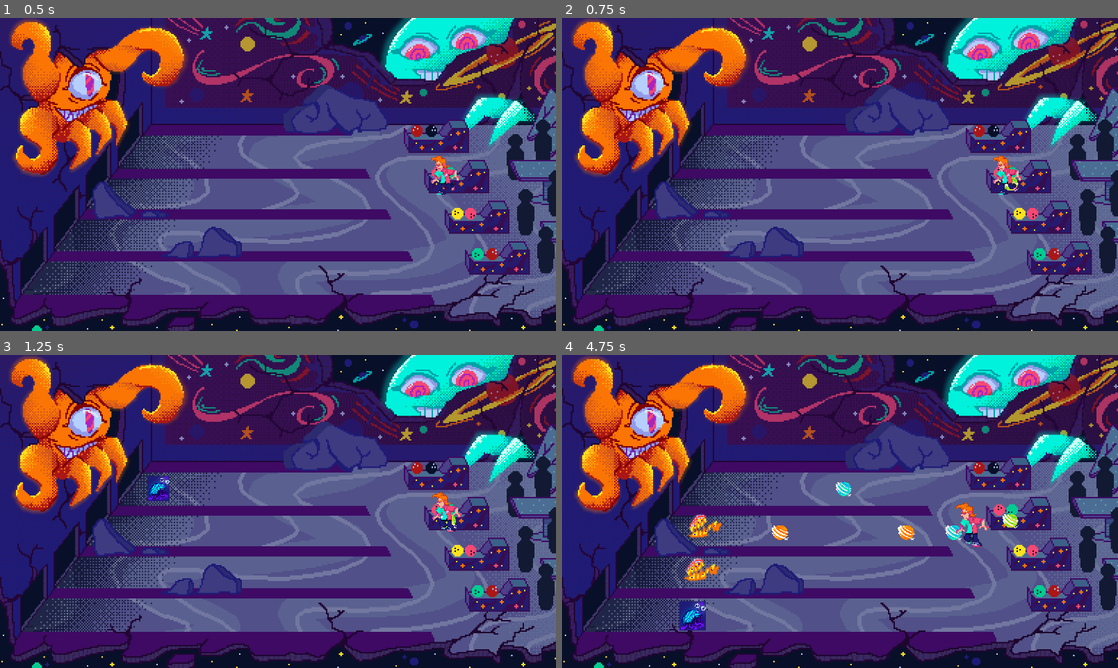
Above: before the commit, frames 1-4 (two rows, left to right).
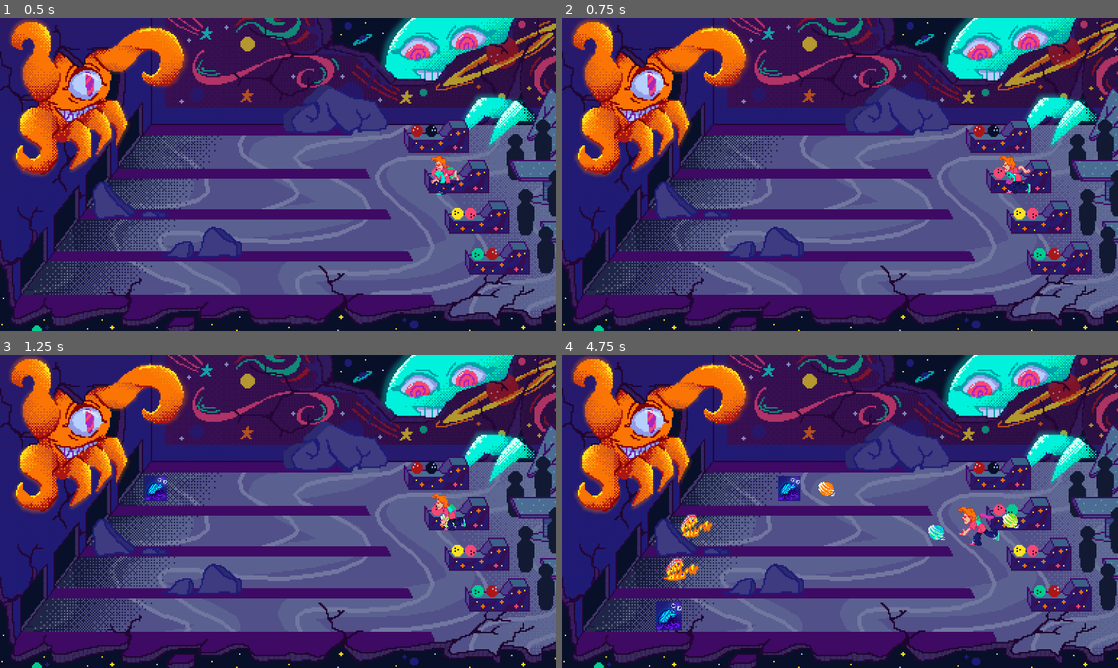
Above: after the commit, the same moments.

Repository: FreemanSpray/EECS_690
Game: Godot game, scene res://Scenes/Main.tscn
The game is run twice, just before and just after one commit, with the same random seed, the same clock (stepped at 60 frames per second) and the same inputs.
Inputs:
- Up to frame 1 (0.5 s): no input
- Up to frame 2 (0.75 s): tap Enter (ui_accept) at 0.5 s; hold Up (ui_up) from 0.53 s (still down); hold Enter (ui_accept) from 0.53 s (still down)
- Up to frame 3 (1.25 s): keep holding Up (ui_up); keep holding Enter (ui_accept)
- Up to frame 4 (4.75 s): release Up (ui_up) at 1.28 s; release Enter (ui_accept) at 1.28 s; hold Down (ui_down) 1.28-2.03 s; tap Enter (ui_accept) at 1.35, 1.52, 1.82, 2.85, 3.02, 3.32, 4.35, 4.52 s; hold Enter (ui_accept) 2.03-2.78 s; hold Up (ui_up) 2.03-3.53 s; hold Enter (ui_accept) 3.53-4.28 s; hold Down (ui_down) from 3.53 s (still down)

Frame 1 is identical in both runs. In frame 2, 0.4% of the frame differs, in the area x 77-85%, y 43-57%; in frame 3, 0.5%; in frame 4, 3.2%, in the area x 16-83%, y 38-88%.

Commit message:
Implement bowling animation
Reduce bowl speed and reduce monster speed to accommodate animation

Diff:
--- a/Scenes/Player.tscn
+++ b/Scenes/Player.tscn
@@ -1,7 +1,48 @@
-[gd_scene load_steps=12 format=2]
+[gd_scene load_steps=21 format=2]
 
 [ext_resource path="res://Assets/Player/frontspritesheet.png" type="Texture" id=1]
 [ext_resource path="res://Scripts/Player.gd" type="Script" id=2]
+[ext_resource path="res://Assets/Player/bowlingspritesheet.png" type="Texture" id=3]
+
+[sub_resource type="AtlasTexture" id=12]
+flags = 4
+atlas = ExtResource( 3 )
+region = Rect2( 1500, 0, 750, 750 )
+
+[sub_resource type="AtlasTexture" id=13]
+flags = 4
+atlas = ExtResource( 3 )
+region = Rect2( 2250, 0, 750, 750 )
+
+[sub_resource type="AtlasTexture" id=14]
+flags = 4
+atlas = ExtResource( 3 )
+region = Rect2( 3000, 0, 750, 750 )
+
+[sub_resource type="AtlasTexture" id=15]
+flags = 4
+atlas = ExtResource( 3 )
+region = Rect2( 3750, 0, 750, 750 )
+
+[sub_resource type="AtlasTexture" id=16]
+flags = 4
+atlas = ExtResource( 3 )
+region = Rect2( 4500, 0, 750, 750 )
+
+[sub_resource type="AtlasTexture" id=17]
+flags = 4
+atlas = ExtResource( 3 )
+region = Rect2( 5250, 0, 750, 750 )
+
+[sub_resource type="AtlasTexture" id=18]
+flags = 4
+atlas = ExtResource( 3 )
+region = Rect2( 6000, 0, 750, 750 )
+
+[sub_resource type="AtlasTexture" id=19]
+flags = 4
+atlas = ExtResource( 3 )
+region = Rect2( 6750, 0, 750, 750 )
 
 [sub_resource type="AtlasTexture" id=1]
 flags = 4
@@ -45,6 +86,11 @@
 
 [sub_resource type="SpriteFrames" id=9]
 animations = [ {
+"frames": [ SubResource( 12 ), SubResource( 13 ), SubResource( 14 ), SubResource( 15 ), SubResource( 16 ), SubResource( 17 ), SubResource( 18 ), SubResource( 19 ) ],
+"loop": true,
+"name": "bowling",
+"speed": 5.0
+}, {
 "frames": [ SubResource( 1 ), SubResource( 2 ), SubResource( 3 ), SubResource( 4 ), SubResource( 5 ), SubResource( 6 ), SubResource( 7 ), SubResource( 8 ) ],
 "loop": true,
 "name": "default",
@@ -59,3 +105,4 @@
 [node name="Sprite" type="AnimatedSprite" parent="."]
 scale = Vector2( 0.3, 0.3 )
 frames = SubResource( 9 )
+animation = "bowling"
--- a/Scripts/Nacho.gd
+++ b/Scripts/Nacho.gd
@@ -3,7 +3,7 @@
 
 #Variables
 var velocity = Vector2(1,0)
-var speed = 100
+var speed = 60
 var hp = 1
 
 onready var _animated_sprite = $NachoEnemy
--- a/Scripts/Player.gd
+++ b/Scripts/Player.gd
@@ -10,7 +10,7 @@
 var m_lives : int
 var m_ballRndm
 var m_ballToThrow
-var m_throw_cooldown = 0
+var m_throw_pending = 0
 var rng
 onready var _animated_sprite = get_node("Sprite")
 
@@ -29,8 +29,7 @@
 	elif event.is_action_pressed("ui_down"):
 		changeLane("down")
 	elif event.is_action_pressed("ui_accept"):
-		if m_throw_cooldown == 0:
-			bowl()
+			m_throw_pending = 75
 	# Mark input as handled so it won't trigger multiple times per keypress
 	get_tree().set_input_as_handled()
 
@@ -47,7 +46,6 @@
 		m_ballToThrow = orangeBall
 	else:
 		m_ballToThrow = purpleBall
-	m_throw_cooldown = 30
 
 
 	if m_lane == 0:
@@ -75,6 +73,10 @@
 			_animated_sprite.scale /= .90
 
 func _process(_delta):
-	_animated_sprite.play("default")
-	if m_throw_cooldown > 0:
-		m_throw_cooldown-=1
+	if m_throw_pending == 45:
+		bowl()
+	if m_throw_pending > 0:
+		m_throw_pending-=1
+		_animated_sprite.play("bowling")
+	else:
+		_animated_sprite.play("default")
--- a/Scripts/Shellby.gd
+++ b/Scripts/Shellby.gd
@@ -3,7 +3,7 @@
 
 #Variables
 var velocity = Vector2(1,0)
-var speed = 100
+var speed = 70
 var hp = 1
 
 # Called when the node enters the scene tree for the first time.
--- a/Scripts/Shoe.gd
+++ b/Scripts/Shoe.gd
@@ -3,7 +3,7 @@
 
 #Variables
 var velocity = Vector2(1,0)
-var speed = 100
+var speed = 40
 var hp = 3
 
 # Called when the node enters the scene tree for the first time.
Binary file added: Assets/Player/bowlingspritesheet.png
Not shown, added: Assets/Player/bowlingspritesheet.png.import
